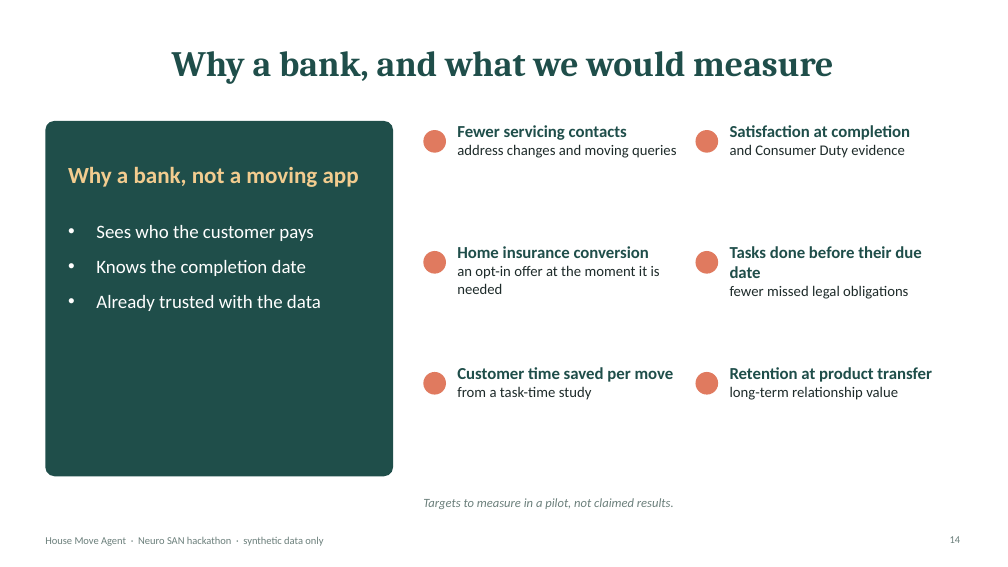
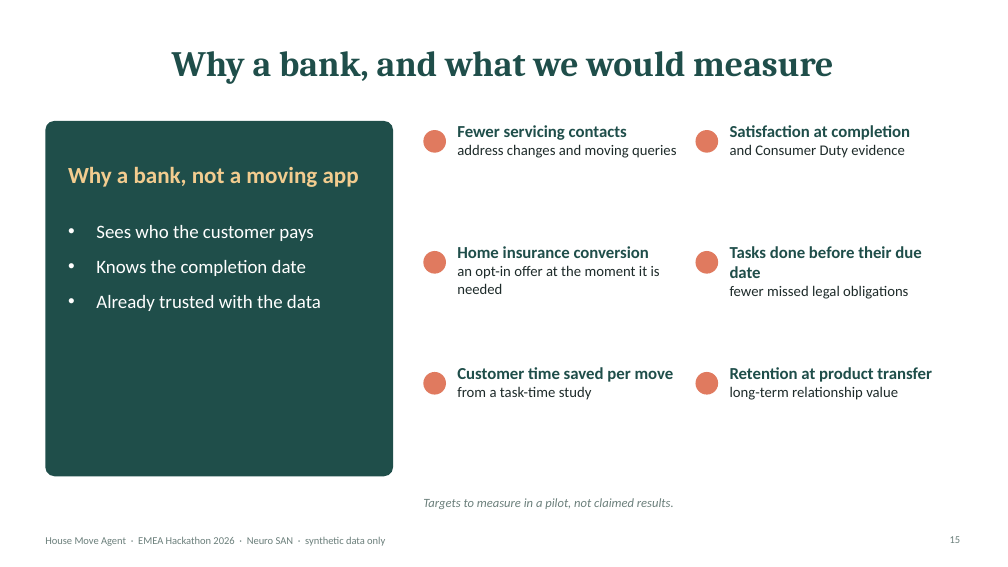
Before and after one commit to varadarajp/neuro-san-house-move, a slide deck: slide 15 of House_Move_Agent.pptx (slide 14 before the commit). Drawn at 1008x567 pixels with LibreOffice and Linux fonts; fonts in the diff are those of the drawing. Boxes give left, top, right and bottom in pixels: in the first picture for what was removed or moved away, otherwise in the second. Text is boxed around its words. In the diff, an @@ line names an element or a change of style, - is before the commit and + after.

```diff
--- a/House_Move_Agent.pptx
+++ b/House_Move_Agent.pptx
@@ text at [45, 537, 385, 546]: text changed @@
-House Move Agent · Neuro SAN hackathon · synthetic data only
+House Move Agent · EMEA Hackathon 2026 · Neuro SAN · synthetic data only
```
Also in this commit, not shown: 15 other slides changed, 1 slide added, 9 other files.
